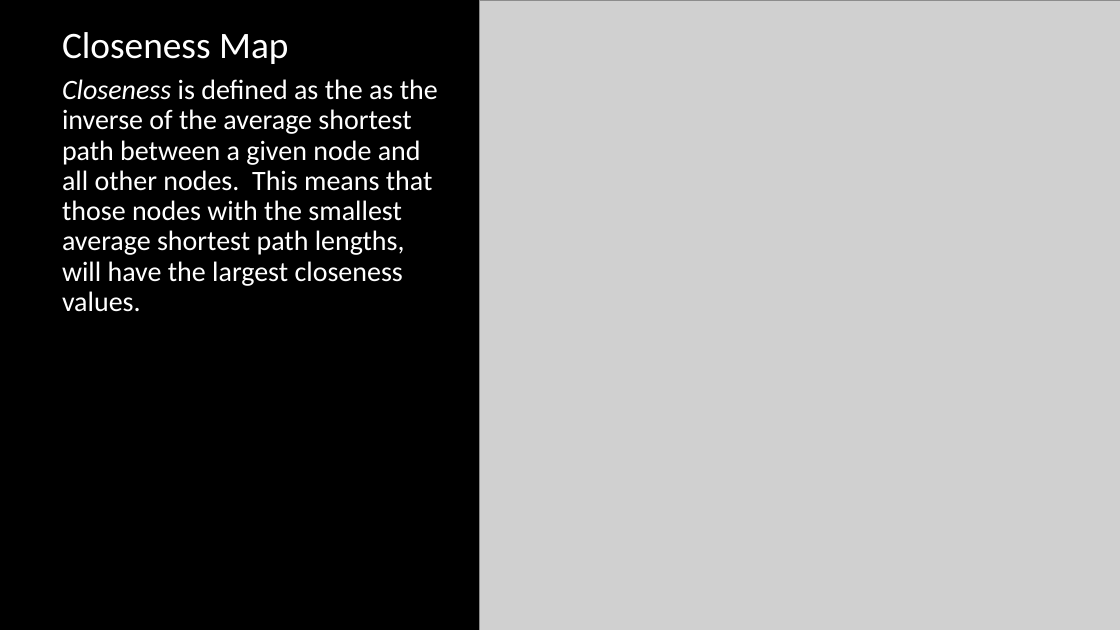
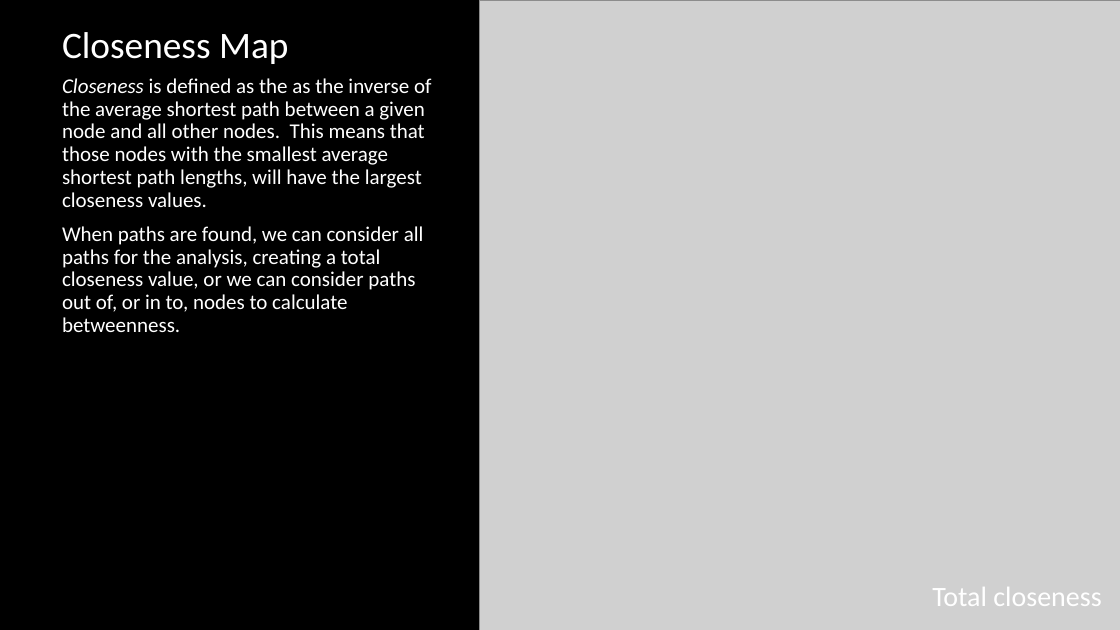
Before and after one commit to npollesch/AOPWiki, a slide deck: slide 30 of Presentations/AOPwiki_analysis.pptx (slide 29 before the commit). Drawn at 1120x630 pixels with LibreOffice and Linux fonts; fonts in the diff are those of the drawing; grey boxes stand for pictures. Boxes give left, top, right and bottom in pixels: in the first picture for what was removed or moved away, otherwise in the second. Text is boxed around its words. In the diff, an @@ line names an element or a change of style, - is before the commit and + after.

```diff
--- a/Presentations/AOPwiki_analysis.pptx
+++ b/Presentations/AOPwiki_analysis.pptx
@@ text at [62, 78, 431, 207]: size 24 to 18 pt in "Closeness is defined as the as the ..." @@
@@ text at [62, 226, 424, 332]: paragraph added @@
+When paths are found, we can consider all paths for the analysis, creating a total closeness value, or we can consider paths out of, or in to, nodes to calculate betweenness.
@@ text added at [932, 587, 1101, 606], 24 pt, text #FFFFFF @@
+Total closeness
```
Also in this commit, not shown: 7 other slides changed, 6 slides added, 1 slide removed.
